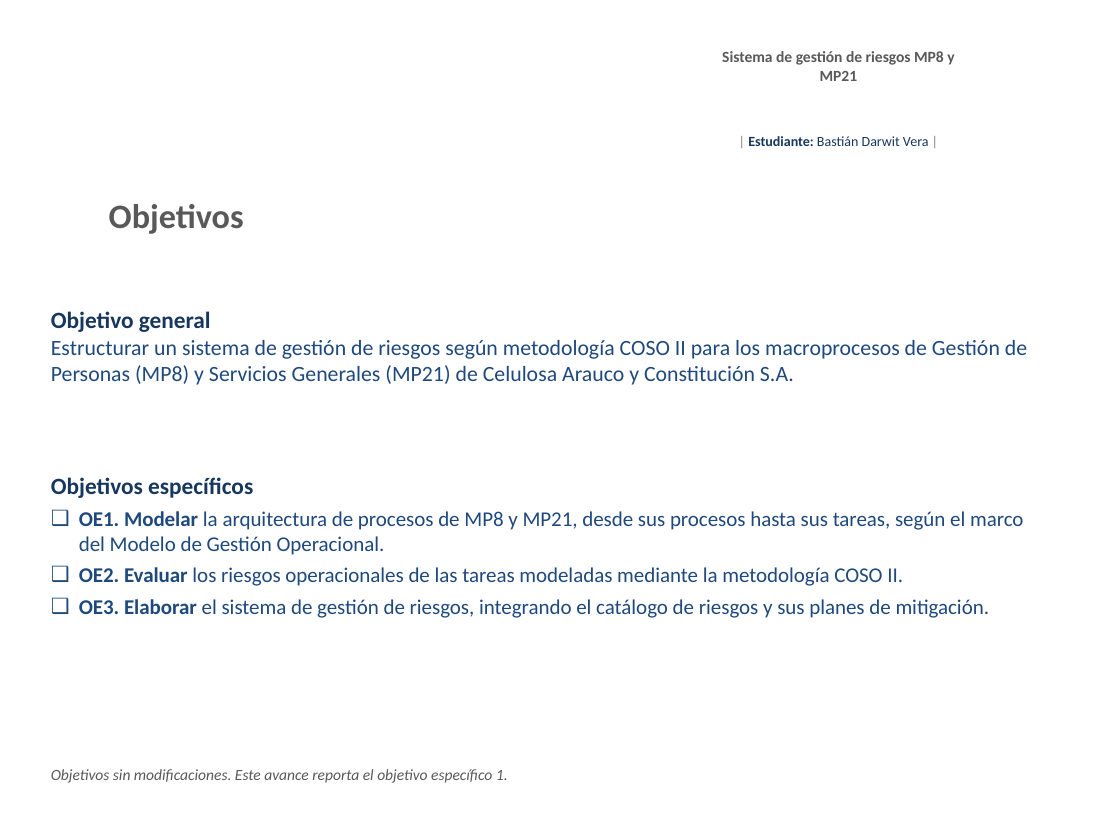
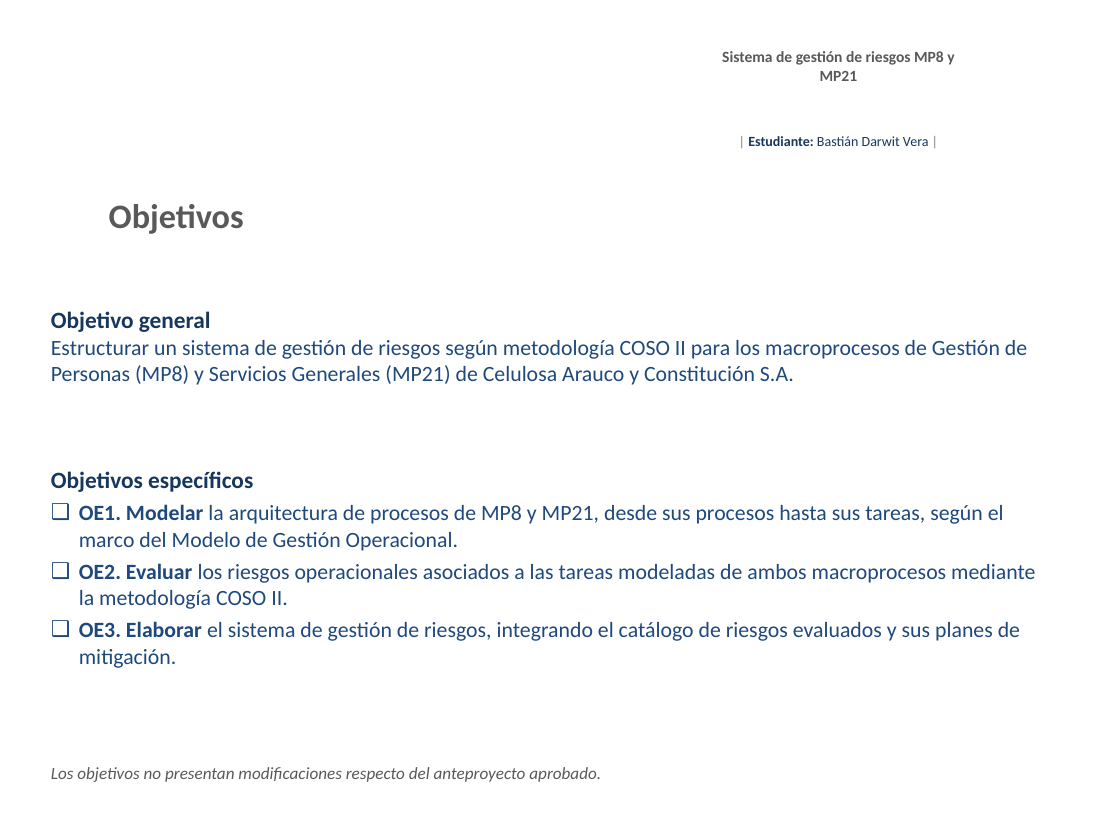
Before and after one commit to BastianDarwit/AFE, a slide deck: slide 3 of Avance_1_TFG_Bastian_Darwit_v1.pptx. Drawn at 1120x840 pixels with LibreOffice and Linux fonts; fonts in the diff are those of the drawing; background and template pictures are left out. Boxes give left, top, right and bottom in pixels: in the first picture for what was removed or moved away, otherwise in the second. Text is boxed around its words. In the diff, an @@ line names an element or a change of style, - is before the commit and + after.

```diff
--- a/Avance_1_TFG_Bastian_Darwit_v1.pptx
+++ b/Avance_1_TFG_Bastian_Darwit_v1.pptx
@@ text at [79, 504, 1004, 551]: size 13.5 to 14 pt in "OE1. Modelar la arquitectura de procesos de ..." @@
@@ text at [79, 563, 1035, 668]: text changed; size 13.5 to 14 pt @@
-❑ OE2. Evaluar los riesgos operacionales de las tareas modeladas mediante la metodología COSO II.
-❑ OE3. Elaborar el sistema de gestión de riesgos, integrando el catálogo de riesgos y sus planes de mitigación.
+❑ OE2. Evaluar los riesgos operacionales asociados a las tareas modeladas de ambos macroprocesos mediante la metodología COSO II.
+❑ OE3. Elaborar el sistema de gestión de riesgos, integrando el catálogo de riesgos evaluados y sus planes de mitigación.
@@ text at [51, 767, 601, 782]: text changed; size 10 to 11 pt @@
-Objetivos sin modificaciones. Este avance reporta el objetivo específico 1.
+Los objetivos no presentan modificaciones respecto del anteproyecto aprobado.
```
Also in this commit, not shown: 7 other slides changed, 6 slides removed, 1 other file.
